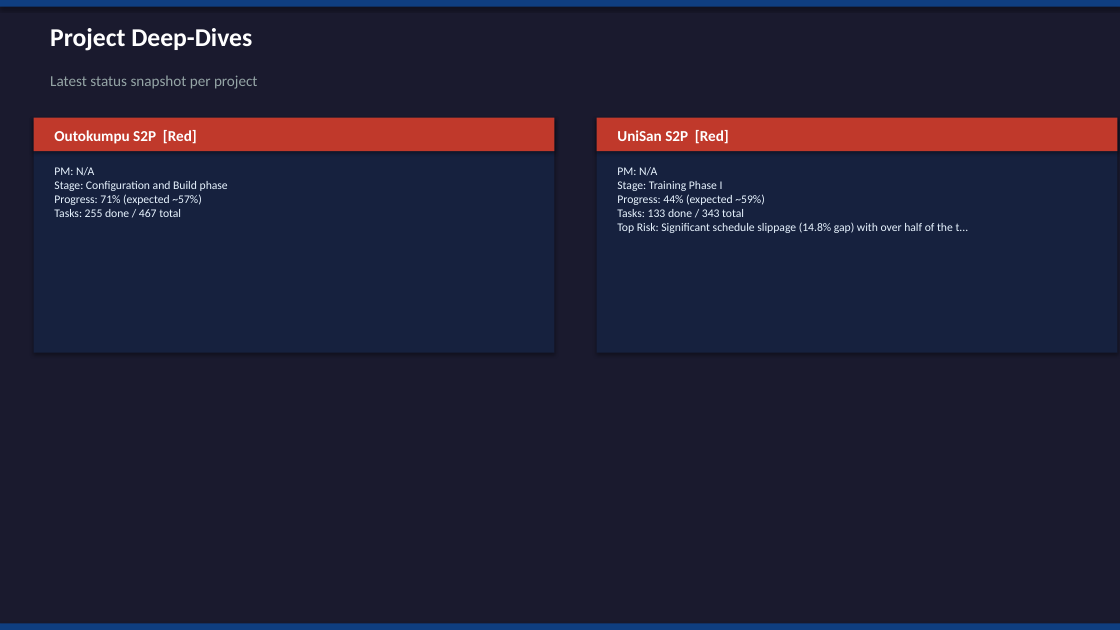
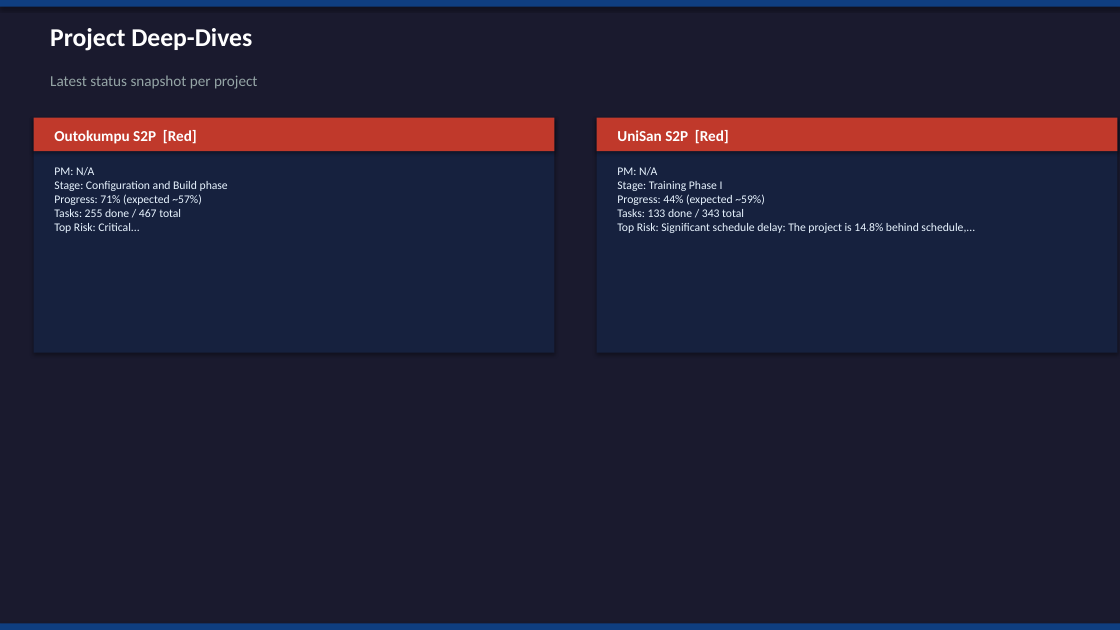
Before and after one commit to AbhiramYad/project-health-rag-agent, a slide deck: slide 5 of outputs/monthly_presentation.pptx. Drawn at 1120x630 pixels with LibreOffice and Linux fonts; fonts in the diff are those of the drawing. Boxes give left, top, right and bottom in pixels: in the first picture for what was removed or moved away, otherwise in the second. Text is boxed around its words. In the diff, an @@ line names an element or a change of style, - is before the commit and + after.

```diff
--- a/outputs/monthly_presentation.pptx
+++ b/outputs/monthly_presentation.pptx
@@ text at bbox=[54, 167, 228, 233]: text changed @@
-PM: N/A
-Stage: Configuration and Build phase
-Progress: 71% (expected ~57%)
-Tasks: 255 done / 467 total
+PM: N/A
+Stage: Configuration and Build phase
+Progress: 71% (expected ~57%)
+Tasks: 255 done / 467 total
+Top Risk: Critical...
@@ text at bbox=[617, 167, 975, 233]: text changed @@
-PM: N/A
-Stage: Training Phase I
-Progress: 44% (expected ~59%)
-Tasks: 133 done / 343 total
-Top Risk: Significant schedule slippage (14.8% gap) with over half of the t...
+PM: N/A
+Stage: Training Phase I
+Progress: 44% (expected ~59%)
+Tasks: 133 done / 343 total
+Top Risk: Significant schedule delay: The project is 14.8% behind schedule,...
```
Also in this commit, not shown: 6 other slides changed, 4 other files.
